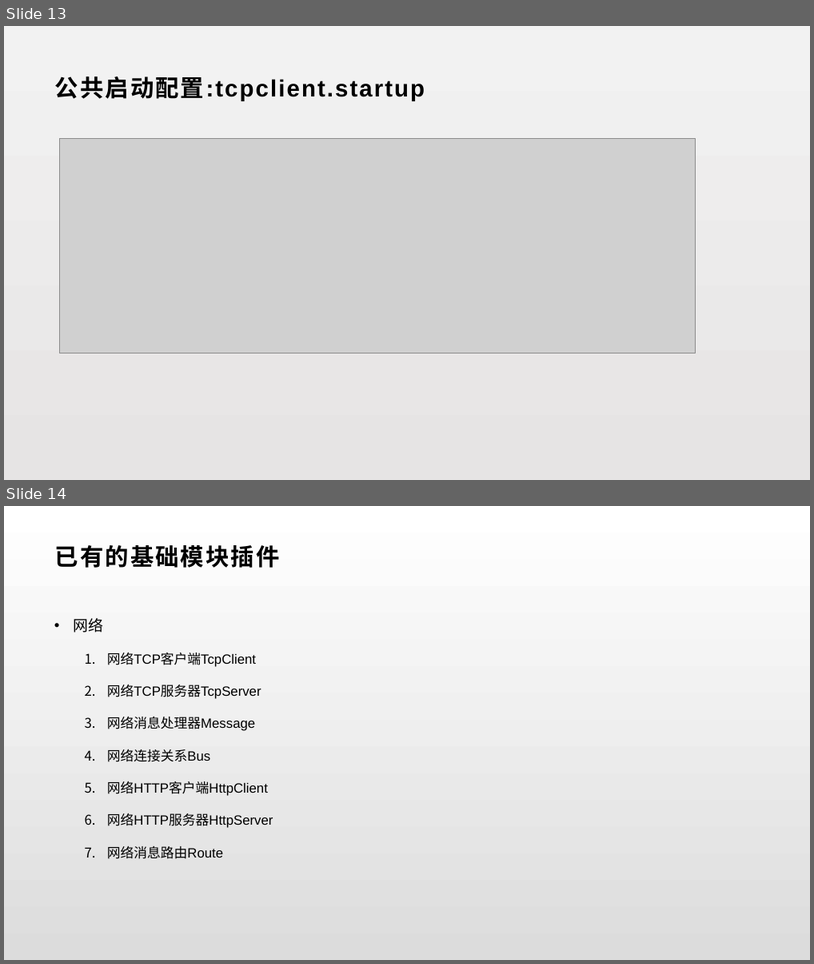
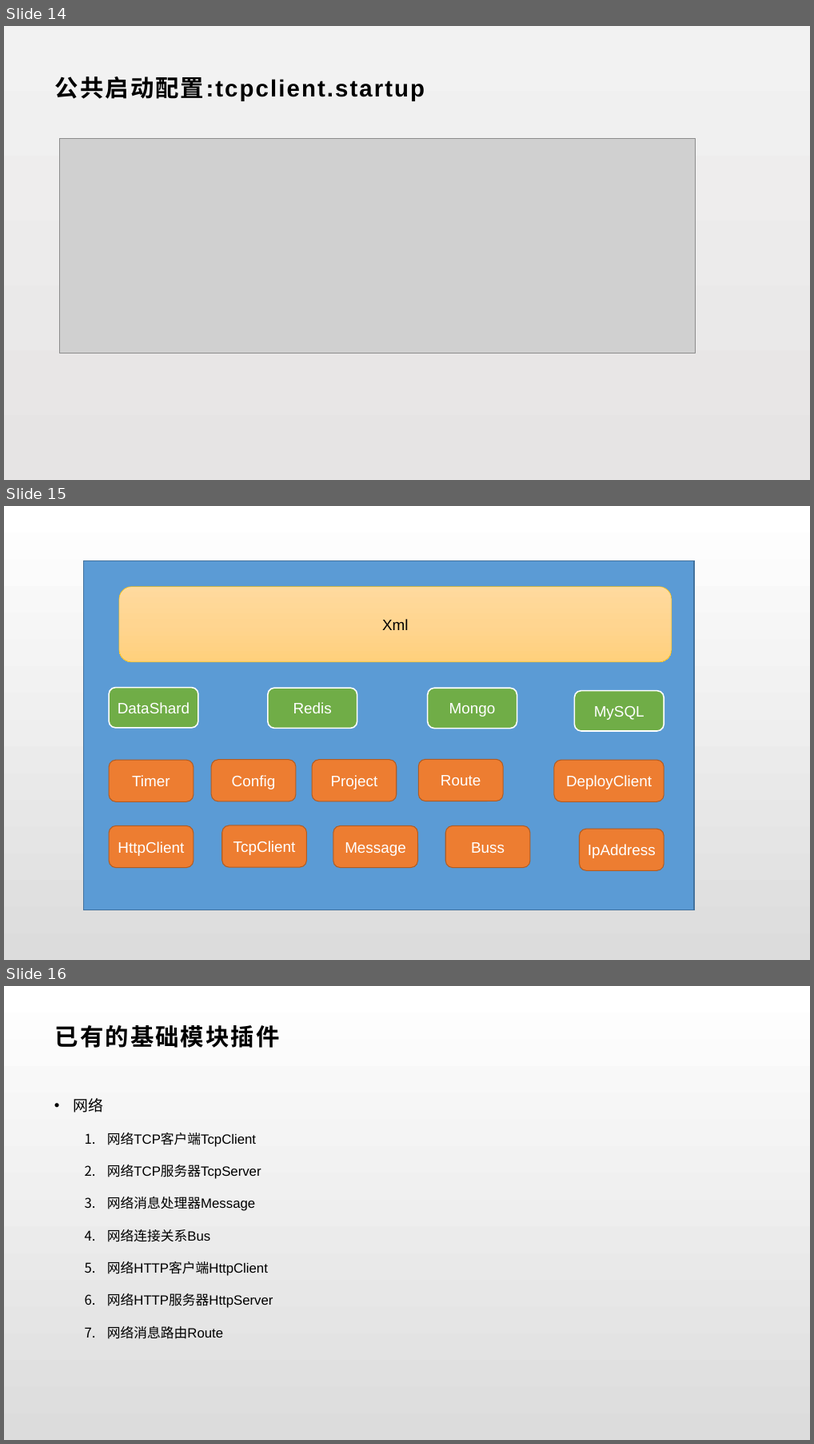
Before and after one commit to lori227/KFrame, a slide deck: _doc/KFrame.pptx. Shown one above the other, each under a label of ours: slides 13 and 14 before the commit, slides 14, 15 and 16 after it. The pictures are 814x964 and 814x1444 pixels, drawn with LibreOffice and Linux fonts; fonts in the diff are those of the drawing; grey boxes stand for pictures. Boxes give left, top, right and bottom in pixels: in the first picture for what was removed or moved away, otherwise in the second. Text is boxed around its words. In the diff, an @@ line names an element or a change of style, - is before the commit and + after.

```diff
--- a/_doc/KFrame.pptx
+++ b/_doc/KFrame.pptx
@@ slide 15 added at [4, 506, 810, 960], background gradient #FFFFFF to #DCDCDC @@
@@ rectangle added at [84, 561, 695, 909], fill #5B9BD5, outline #43739E 1 pt @@
@@ rounded rectangle added at [119, 587, 672, 662], fill gradient #FFDB9E to #FFD590 to #FFD07C, outline #FFC000 0.5 pt, 18 pt, text #000000 @@
+Xml
@@ rounded rectangle added at [109, 688, 198, 728], fill #70AD47, outline #FFFFFF 1.5 pt, 18 pt, text #FFFFFF @@
+DataShard
@@ rounded rectangle added at [268, 688, 358, 728], fill #70AD47, outline #FFFFFF 1.5 pt, 18 pt, text #FFFFFF @@
+Redis
@@ rounded rectangle added at [428, 688, 518, 728], fill #70AD47, outline #FFFFFF 1.5 pt, 18 pt, text #FFFFFF @@
+Mongo
@@ rounded rectangle added at [575, 691, 665, 731], fill #70AD47, outline #FFFFFF 1.5 pt, 18 pt, text #FFFFFF @@
+MySQL
@@ rounded rectangle added at [109, 760, 194, 801], fill #ED7D31, outline #AF5C24 1 pt, 18 pt, text #FFFFFF @@
+Timer
@@ rounded rectangle added at [211, 760, 296, 801], fill #ED7D31, outline #AF5C24 1 pt, 18 pt, text #FFFFFF @@
+Config
@@ rounded rectangle added at [312, 760, 397, 801], fill #ED7D31, outline #AF5C24 1 pt, 18 pt, text #FFFFFF @@
+Project
@@ rounded rectangle added at [419, 759, 504, 800], fill #ED7D31, outline #AF5C24 1 pt, 18 pt, text #FFFFFF @@
+Route
@@ rounded rectangle added at [554, 760, 665, 801], fill #ED7D31, outline #AF5C24 1 pt, 18 pt, text #FFFFFF @@
+DeployClient
@@ rounded rectangle added at [109, 825, 194, 867], fill #ED7D31, outline #AF5C24 1 pt, 18 pt, text #FFFFFF @@
+HttpClient
@@ rounded rectangle added at [222, 825, 307, 867], fill #ED7D31, outline #AF5C24 1 pt, 18 pt, text #FFFFFF @@
+TcpClient
@@ rounded rectangle added at [334, 825, 418, 867], fill #ED7D31, outline #AF5C24 1 pt, 18 pt, text #FFFFFF @@
+Message
@@ rounded rectangle added at [446, 825, 530, 867], fill #ED7D31, outline #AF5C24 1 pt, 18 pt, text #FFFFFF @@
+Buss
@@ rounded rectangle added at [580, 828, 665, 870], fill #ED7D31, outline #AF5C24 1 pt, 18 pt, text #FFFFFF @@
+IpAddress
@@ what was slide 13 is now slide 14 @@
@@ what was slide 14 is now slide 16 @@
```
Also in this commit, not shown: 3 slides changed, 1 other slide added, 3 other files.
